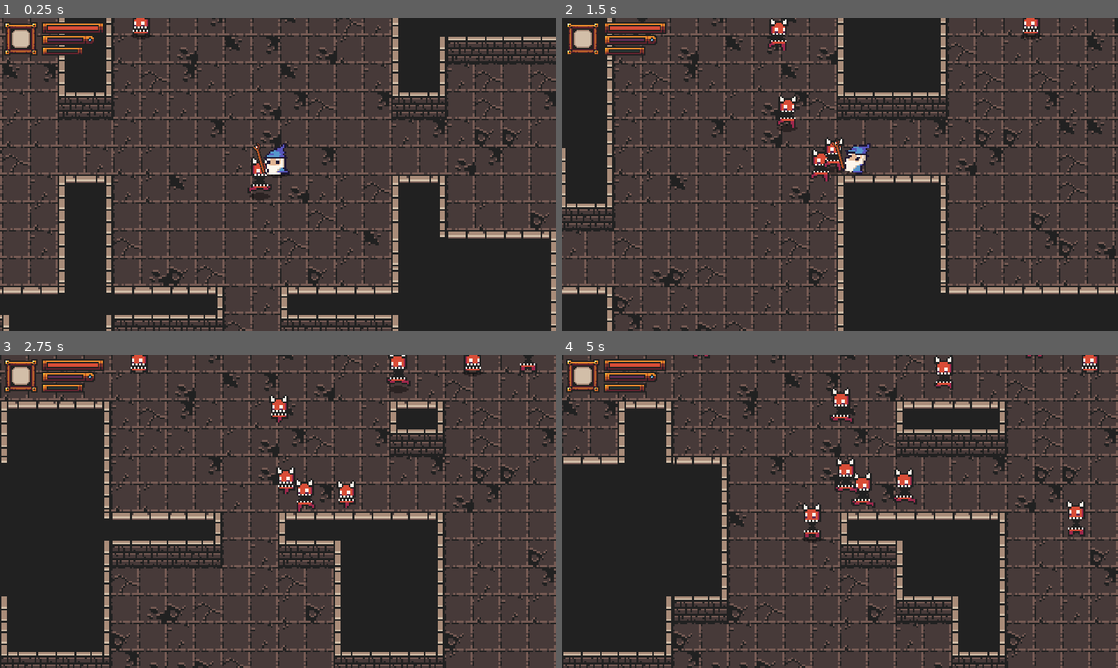
Above: before the commit, frames 1-4 (two rows, left to right).
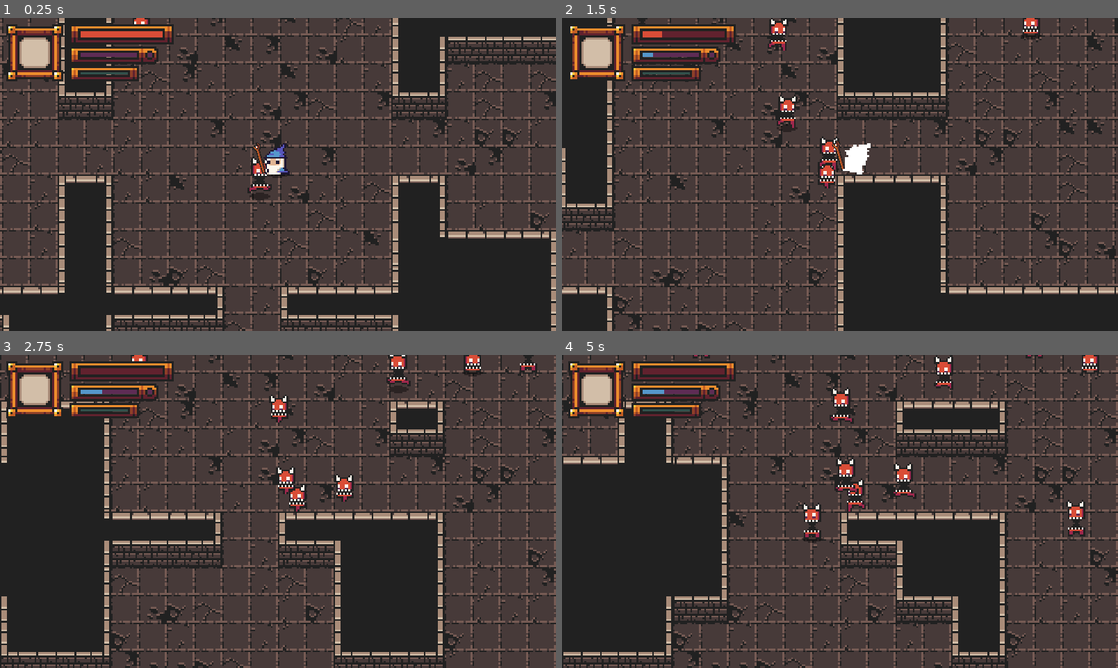
Above: after the commit, the same moments.

Repository: Erdandrej/Dungeoneers
Game: Godot game, scene res://Dungeon/World.tscn
Two runs of this game, one before a commit and one after it. Both use one fixed random seed, a clock stepped at 60 frames per second and the inputs below.
Inputs (mouse positions are in pixels of both pictures, inside the frame that each line leads up to):
- Up to frame 1 (0.25 s): no input
- Up to frame 2 (1.5 s): tap Enter (ui_accept) at 0.5, 0.77 s; move the mouse to (962, 158) at 0.52 s; press the mouse at (962, 158) at 0.53 s; hold D (right) 0.53-1.28 s; right-click (962, 158) at 0.8 s; move the mouse to (728, 190) at 1.27 s; release the mouse at (728, 190) at 1.28 s; hold S (down) from 1.28 s (still down); right-click (728, 190) at 1.35 s
- Up to frame 3 (2.75 s): tap Enter (ui_accept) at 1.52 s; click (166, 527) at 1.55 s; move the mouse to (333, 442) at 2.02 s; release S (down) at 2.03 s; press the mouse at (333, 442) at 2.03 s; hold D (right) from 2.03 s (still down); right-click (333, 442) at 2.3 s
- Up to frame 4 (5 s): move the mouse to (812, 574) at 2.77 s; release D (right) at 2.78 s; release the mouse at (812, 574) at 2.78 s; hold W (up) 2.78-3.53 s; right-click (812, 574) at 2.85 s; tap Enter (ui_accept) at 3.02, 3.77, 4.52 s; click (812, 574) at 3.05 s; move the mouse to (1006, 558) at 3.52 s; press the mouse at (1006, 558) at 3.53 s; hold A (left) from 3.53 s (still down); right-click (1006, 558) at 3.8 s; move the mouse to (673, 464) at 4.27 s; release the mouse at (673, 464) at 4.28 s; right-click (673, 464) at 4.35 s; click (673, 464) at 4.55 s

The runs differ from the first frame. In frame 1, 3.7% of the frame differs, in the area x 0-32%, y 1-21%; in frame 2, 4.7%; in frame 3, 4.6%; in frame 4, 4.8%, in the area x 0-64%, y 1-50%.
Error in both runs: Invalid get index 'global_position' (on base: 'previously freed instance'). (res://Enemies/Enemy.gd:59)

Commit message:
Fix UI and add special cast

Diff:
--- a/Dungeoneers/Dungeon/Stats.gd
+++ b/Dungeoneers/Dungeon/Stats.gd
@@ -14,6 +14,8 @@
 signal no_health
 signal health_changed(value)
 signal max_health_changed(value)
+signal full_mana
+signal out_of_mana
 signal mana_changed(value)
 signal max_mana_changed(value)
 signal next_level
@@ -39,6 +41,10 @@
 func set_mana(value):
 	mana = clamp(value, 0, max_mana)
 	emit_signal("mana_changed", mana)
+	if mana == max_mana:
+		emit_signal("full_mana")
+	else:
+		emit_signal("out_of_mana")
 
 func set_max_xp(value):
 	max_xp = value
--- a/Dungeoneers/Dungeon/World.tscn
+++ b/Dungeoneers/Dungeon/World.tscn
@@ -527,11 +527,12 @@
 [node name="CanvasLayer" type="CanvasLayer" parent="."]
 
 [node name="UI" type="Control" parent="CanvasLayer"]
-margin_right = 320.0
-margin_bottom = 180.0
-rect_scale = Vector2( 3, 3 )
+margin_right = 1280.0
+margin_bottom = 720.0
+mouse_filter = 2
 __meta__ = {
 "_edit_use_anchors_": false
 }
 
 [node name="LeftUI" parent="CanvasLayer/UI" instance=ExtResource( 5 )]
+rect_scale = Vector2( 5, 5 )
--- a/Dungeoneers/Player/Player.gd
+++ b/Dungeoneers/Player/Player.gd
@@ -57,6 +57,19 @@
 		castTimer.start(0.6)
 		stats.mana += 1
 
+	if event.is_action_pressed("alt_cast") and casting:
+		if stats.mana == stats.max_mana:
+			sprite.scale = Vector2(1.3, 0.7)
+			var projectile = preload("res://Projectiles/Projectile.tscn").instance()
+			projectile.speed = 100
+			projectile.damage = 4
+			get_parent().add_child(projectile)
+			projectile.shoot(pivot.global_position)
+			casting = false
+			castTimer.start(0.6)
+			stats.mana = 0
+
+
 func h_flip(scale_x):
 	sprite.scale.x = scale_x
 	pivot.scale.x = scale_x
--- a/Dungeoneers/Player/PlayerStats.tscn
+++ b/Dungeoneers/Player/PlayerStats.tscn
@@ -4,5 +4,5 @@
 
 [node name="PlayerStats" instance=ExtResource( 1 )]
 max_health = 4
-max_mana = 10
+max_mana = 5
 max_xp = 5
--- a/Dungeoneers/Projectiles/Projectile.gd
+++ b/Dungeoneers/Projectiles/Projectile.gd
@@ -2,7 +2,8 @@
 
 const Explosion = preload("res://Effects/Explosion.tscn")
 
-var speed = 200
+export(int) var speed = 200
+export(int) var damage = 1
 
 onready var sprite = $Sprite
 onready var hitbox = $Hitbox
@@ -15,6 +16,7 @@
 	var angle = start_pos.angle_to_point(get_global_mouse_position())
 	particle.rotate(angle)
 	hitbox.knockback_vector = direction
+	hitbox.damage = damage
 	self.linear_velocity = direction * speed
 	sprite.rotate(get_global_mouse_position().angle_to_point(global_position))
 	hitbox.rotate((global_position).angle_to_point(get_global_mouse_position()))
--- a/Dungeoneers/UI/HealthUI.gd
+++ b/Dungeoneers/UI/HealthUI.gd
@@ -1,26 +1,25 @@
 extends Control
 
-var hearts = 4 setget set_hearts
-var max_hearts = 4 setget set_max_hearts
+var health = 4 setget set_health
+var max_health = 4 setget set_max_health
 
-onready var heartUIFull = $Full_Hearts
-onready var heartUIEmpty = $Empty_Hearts
+onready var fill = $Fill
 
-func set_hearts(value):
-	hearts = clamp(value, 0, max_hearts)
-	if heartUIFull != null:
-		heartUIFull.rect_size.x = hearts * 16
+func set_health(value):
+	health = clamp(value, 0, max_health)
+	if fill != null:
+		fill.rect_size.x = 38 * health/max_health
 
-func set_max_hearts(value):
-	max_hearts = max(value, 1)
-	self.hearts = min(hearts, max_hearts)
-	if heartUIEmpty != null:
-		heartUIEmpty.rect_size.x = max_hearts * 16
+func set_max_health(value):
+	max_health = max(value, 1)
+	self.health = min(health, max_health)
+	if fill != null:
+		fill.rect_size.x = 38 * health/max_health
 
 func _ready():
-	self.max_hearts = PlayerStats.max_health
-	self.hearts = PlayerStats.health
+	self.max_health = PlayerStats.max_health
+	self.health = PlayerStats.health
 # warning-ignore:return_value_discarded
-	PlayerStats.connect("health_changed", self, "set_hearts")
+	PlayerStats.connect("health_changed", self, "set_health")
 # warning-ignore:return_value_discarded
-	PlayerStats.connect("max_health_changed", self, "set_max_hearts")
+	PlayerStats.connect("max_health_changed", self, "set_max_health")
--- a/Dungeoneers/UI/ManaBarUI.gd
+++ b/Dungeoneers/UI/ManaBarUI.gd
@@ -4,15 +4,22 @@
 var max_mana = 4 setget set_max_mana
 
 onready var fill = $Fill
+onready var jewel = $Jewel
 
 func set_mana(value):
 	mana = clamp(value, 0, max_mana)
 	if fill != null:
-		fill.rect_size.x = 57 * mana/max_mana
+		fill.rect_size.x = 26 * mana/max_mana
 
 func set_max_mana(value):
 	max_mana = max(value, 1)
 	self.mana = min(mana, max_mana)
+
+func show_jewel():
+	jewel.visible = true
+
+func hide_jewel():
+	jewel.visible = false
 
 func _ready():
 	self.max_mana = PlayerStats.max_mana
@@ -21,3 +28,7 @@
 	PlayerStats.connect("mana_changed", self, "set_mana")
 # warning-ignore:return_value_discarded
 	PlayerStats.connect("max_mana_changed", self, "set_max_mana")
+# warning-ignore:return_value_discarded
+	PlayerStats.connect("full_mana", self, "show_jewel")
+# warning-ignore:return_value_discarded
+	PlayerStats.connect("out_of_mana", self, "hide_jewel")
--- a/Dungeoneers/UI/ManaBarUI.tscn
+++ b/Dungeoneers/UI/ManaBarUI.tscn
@@ -40,6 +40,7 @@
 }
 
 [node name="Jewel" type="TextureRect" parent="."]
+visible = false
 margin_left = 36.0
 margin_top = 3.0
 margin_right = 38.0
--- a/Dungeoneers/UI/XPBarUI.gd
+++ b/Dungeoneers/UI/XPBarUI.gd
@@ -8,7 +8,7 @@
 func set_xp(value):
 	xp = clamp(value, 0, max_xp)
 	if fill != null:
-		fill.margin_top = 24 - (24 * xp/max_xp)
+		fill.rect_size.x = 22 * xp/max_xp
 
 func set_max_xp(value):
 	max_xp = max(value, 1)
--- a/Dungeoneers/project.godot
+++ b/Dungeoneers/project.godot
@@ -93,6 +93,11 @@
 "events": [ Object(InputEventMouseButton,"resource_local_to_scene":false,"resource_name":"","device":0,"alt":false,"shi …(212 unchanged characters)…
  ]
 }
+alt_cast={
+"deadzone": 0.5,
+"events": [ Object(InputEventMouseButton,"resource_local_to_scene":false,"resource_name":"","device":0,"alt":false,"shift":false,"control":false,"meta":false,"command":false,"button_mask":0,"position":Vector2( 0, 0 ),"global_position":Vector2( 0, 0 ),"factor":1.0,"button_index":2,"pressed":false,"doubleclick":false,"script":null)
+ ]
+}
 
 [layer_names]
 
